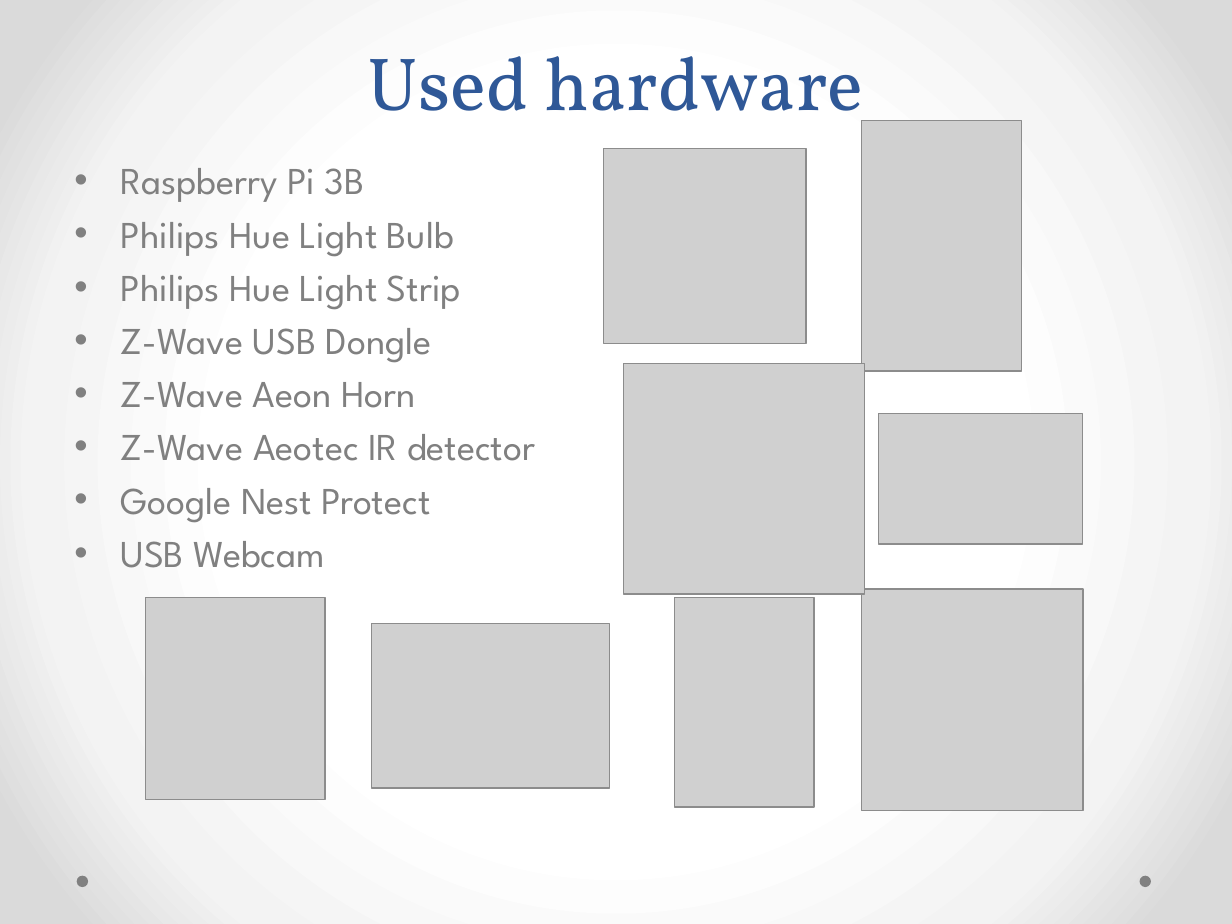
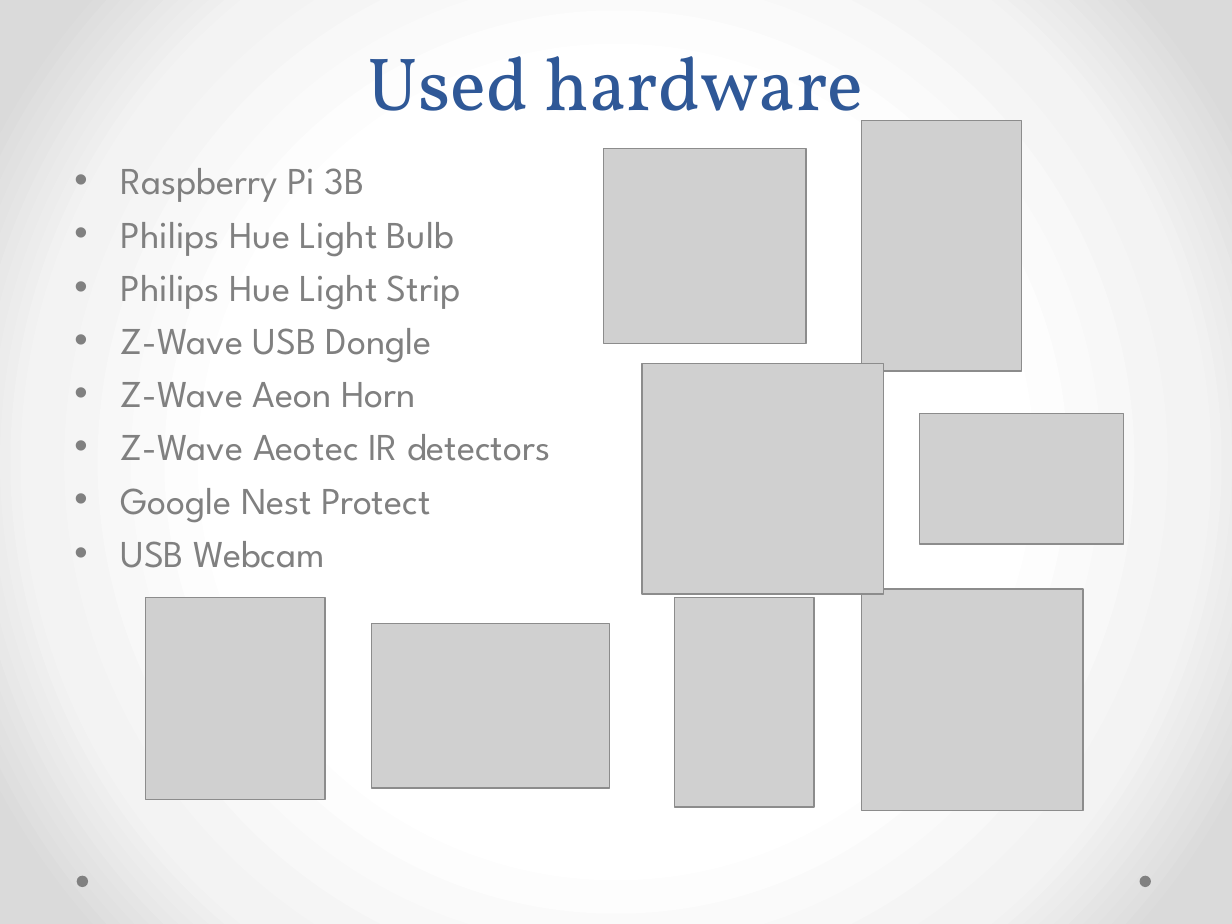
Before and after one commit to plaatsoft/plaatprotect, a slide deck: slide 6 of doc/ppt/PlaatProtect Design.pptx. Drawn at 1232x924 pixels with LibreOffice and Linux fonts; fonts in the diff are those of the drawing; grey boxes stand for pictures. Boxes give left, top, right and bottom in pixels: in the first picture for what was removed or moved away, otherwise in the second. Text is boxed around its words. In the diff, an @@ line names an element or a change of style, - is before the commit and + after.

```diff
--- a/doc/ppt/PlaatProtect Design.pptx
+++ b/doc/ppt/PlaatProtect Design.pptx
@@ picture: place and size @@
-picture at box(623, 363, 865, 594)
+picture at box(642, 363, 883, 594)
@@ picture: place and size @@
-picture at box(878, 414, 1082, 545)
+picture at box(919, 414, 1122, 545)
@@ text at box(121, 434, 550, 461): text changed @@
-• Z-Wave Aeotec IR detector
+• Z-Wave Aeotec IR detectors
```
Also in this commit, not shown: 3 other slides changed, 3 slides added.
